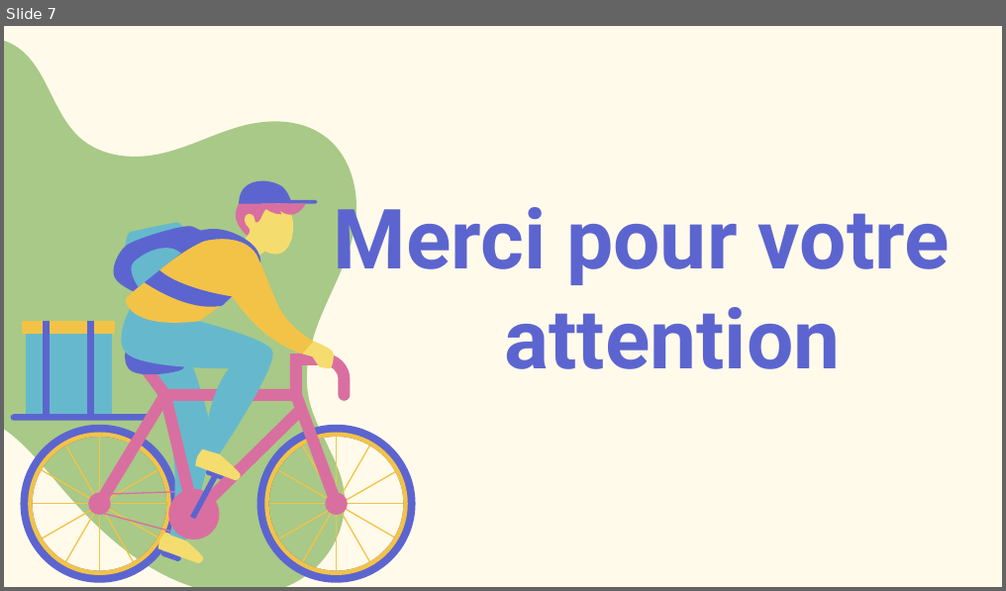
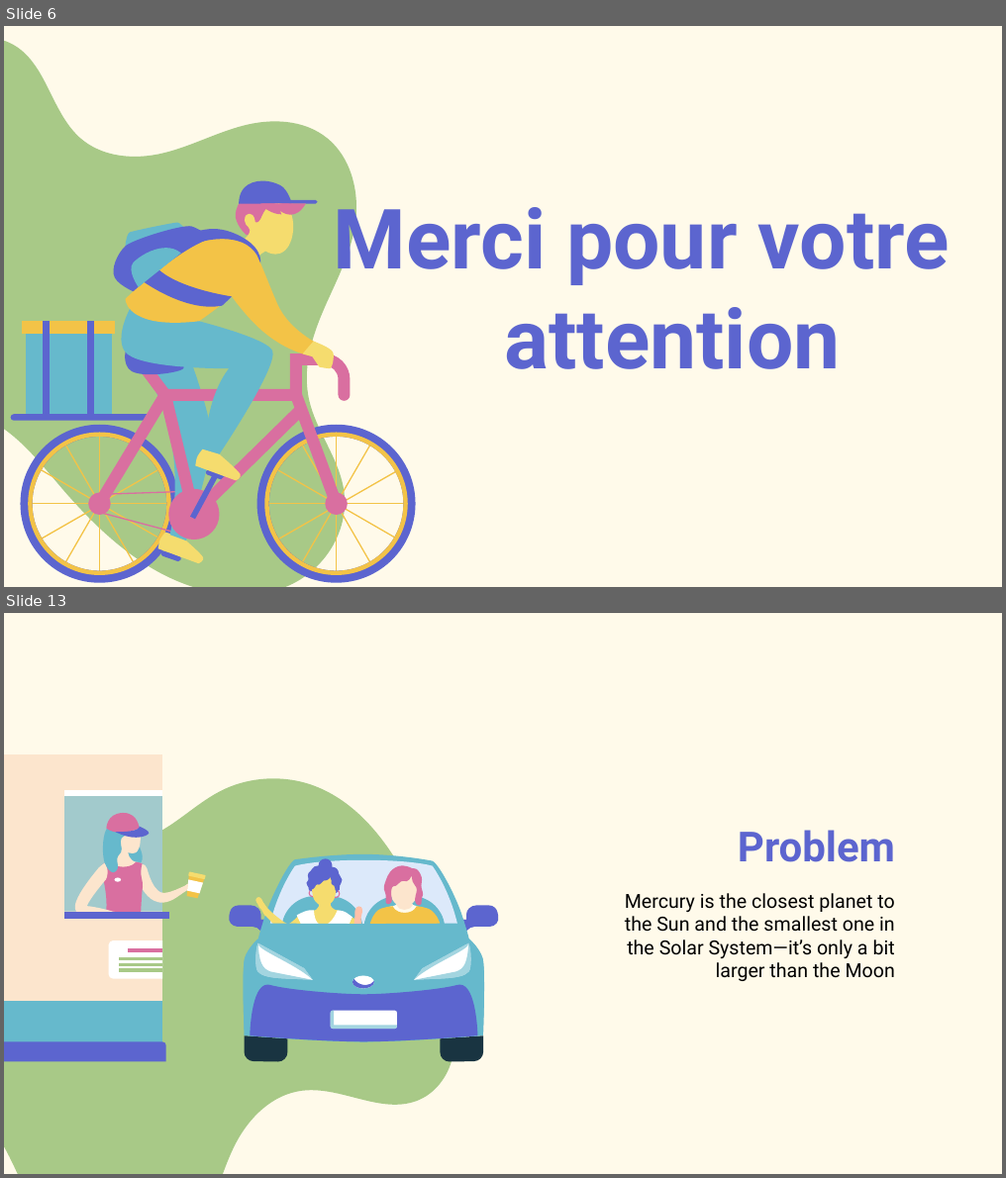
Before and after one commit to kerkazou/gestion_restauration_marhaba, a slide deck: Food Delivery App XL by Slidesgo.pptx. Shown one above the other, each under a label of ours: slide 7 before the commit, slides 6 and 13 after it; the slides between them are not shown. The pictures are 1006x591 and 1006x1178 pixels, drawn with LibreOffice and Linux fonts; fonts in the diff are those of the drawing. Boxes give left, top, right and bottom in pixels: in the first picture for what was removed or moved away, otherwise in the second. Text is boxed around its words. In the diff, an @@ line names an element or a change of style, - is before the commit and + after.

```diff
--- a/Food Delivery App XL by Slidesgo.pptx
+++ b/Food Delivery App XL by Slidesgo.pptx
@@ slide 13 added at box(4, 613, 1002, 1174), background #FFFAEA @@
@@ freeform shape added at box(4, 778, 457, 1174), fill #A8C987 @@
@@ title added at box(738, 830, 895, 862), 30 pt, text #5C65CF, bold @@
+Problem
@@ subtitle added at box(625, 893, 895, 981), 14 pt, text #000000 @@
+Mercury is the closest planet to
+the Sun and the smallest one in
+the Solar System—it’s only a bit
+larger than the Moon
@@ group added at box(4, 755, 206, 1062): 24 freeform shapes @@
@@ group added at box(228, 855, 500, 1062): 44 freeform shapes @@
@@ what was slide 7 is now slide 6 @@
```
Also in this commit, not shown: 2 slides changed, 87 other slides added, 2 slides removed, 3 other files.
